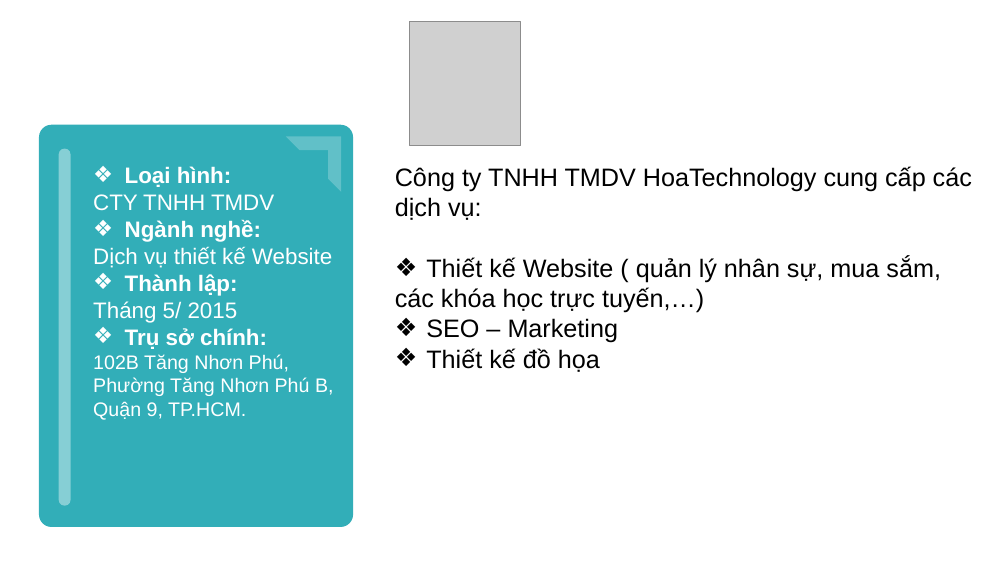
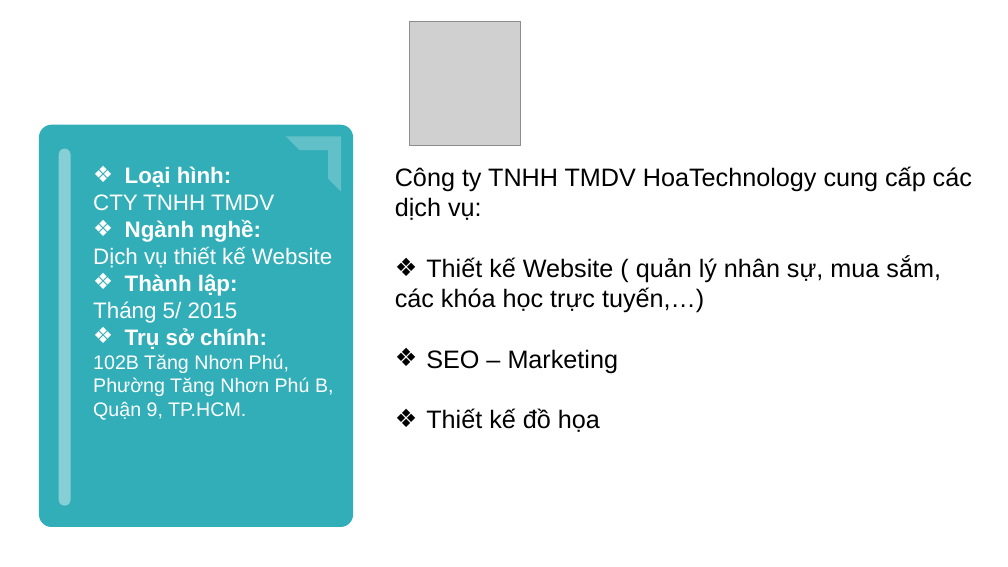
Before and after one commit to haanhvu010799/BaoCaoMonHoc, a slide deck: slide 3 of Thực Tập/BAOCAOTHUCTAP.pptx. Drawn at 1008x567 pixels with LibreOffice and Linux fonts; fonts in the diff are those of the drawing; grey boxes stand for pictures. Boxes give left, top, right and bottom in pixels: in the first picture for what was removed or moved away, otherwise in the second. Text is boxed around its words. In the diff, an @@ line names an element or a change of style, - is before the commit and + after.

```diff
--- a/Thực Tập/BAOCAOTHUCTAP.pptx
+++ b/Thực Tập/BAOCAOTHUCTAP.pptx
@@ text "Công ty TNHH TMDV HoaTechnology ..." rewrapped from (x1=395, y1=166, x2=972, y2=372) to (x1=395, y1=166, x2=972, y2=432) @@
```
Also in this commit, not shown: 3 other slides changed, 2 slides added.
